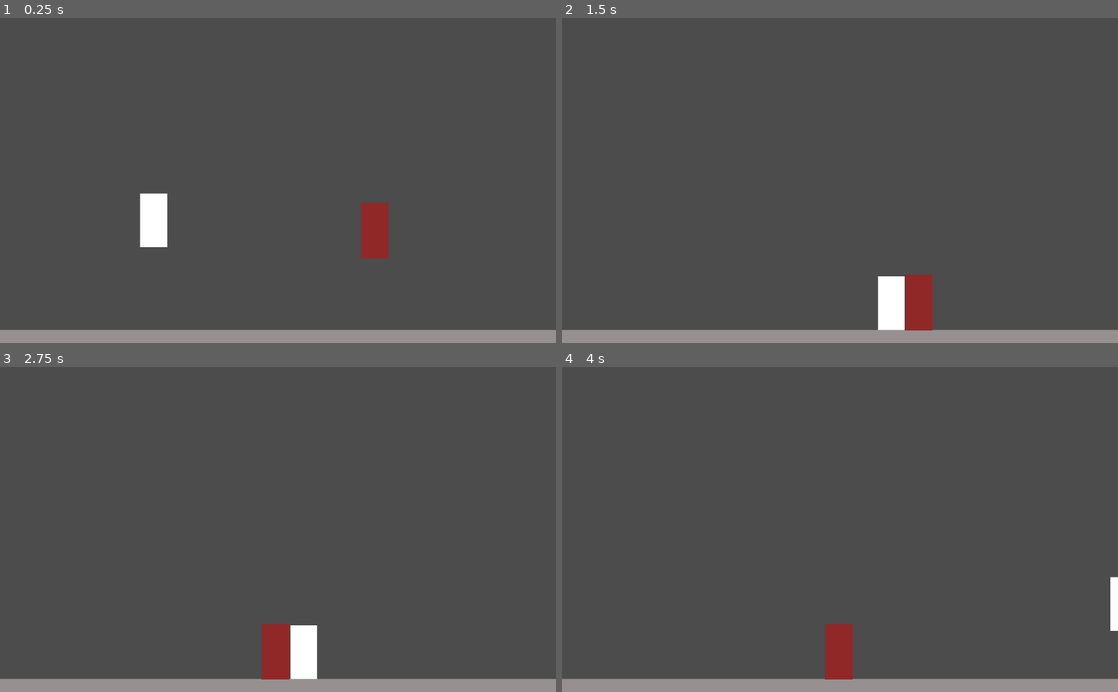
Above: before the commit, frames 1-4 (two rows, left to right).
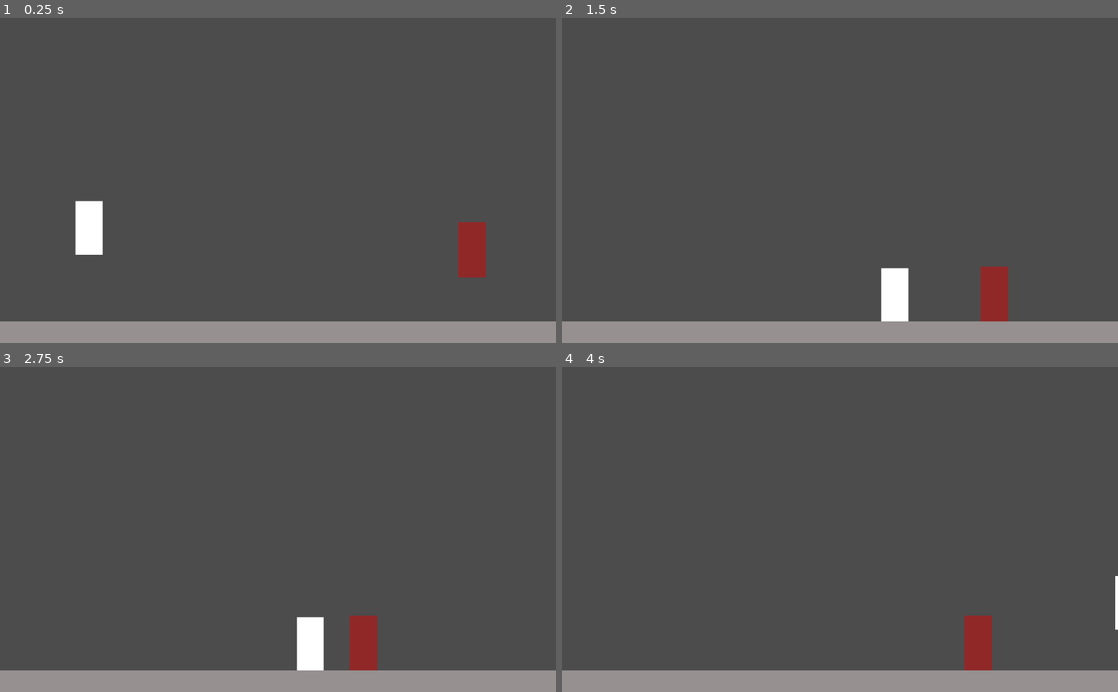
Above: after the commit, the same moments.

Repository: sredna43/gameoff2020
Game: Godot game, scene res://scenes/levels/TestWorld.tscn
Two runs of this game, one before a commit and one after it. Both use one fixed random seed, a clock stepped at 60 frames per second and the inputs below.
Inputs:
- Up to frame 1 (0.25 s): no input
- Up to frame 2 (1.5 s): hold Shift (player_run) 0.53-1.28 s; hold D (player_right) from 0.53 s (still down); tap W (player_jump) at 0.77 s; tap Shift (player_run) at 1.35 s
- Up to frame 3 (2.75 s): tap W (player_jump) at 1.52 s; release D (player_right) at 2.03 s; hold A (player_left) from 2.03 s (still down); hold Space (player_shoot) from 2.03 s (still down); tap Shift (player_run) at 2.3 s
- Up to frame 4 (4 s): release A (player_left) at 2.78 s; release Space (player_shoot) at 2.78 s; hold D (player_right) from 2.78 s (still down); tap Shift (player_run) at 2.85 s; tap W (player_jump) at 3.02, 3.77 s; hold Shift (player_run) from 3.53 s (still down)

The runs differ from the first frame. In frame 1, 5.9% of the frame differs, in the area x 0-100%, y 53-96%; in frame 2, 4.4%; in frame 3, 4.6%; in frame 4, 4.3%.

Commit message:
fixed player mega jump, ready for further work

Diff:
--- a/Godot/project.godot
+++ b/Godot/project.godot
@@ -103,8 +103,6 @@
 2d_physics/layer_3="world"
 2d_render/layer_4="bullet"
 2d_physics/layer_4="bullet"
-2d_render/layer_5="wall_slide"
-2d_physics/layer_5="wall_slide"
 
 [rendering]
 
--- a/Godot/scenes/enemies/TestEnemy/Enemy.tscn
+++ b/Godot/scenes/enemies/TestEnemy/Enemy.tscn
@@ -8,8 +8,12 @@
 
 [sub_resource type="CapsuleShape2D" id=1]
 
+[sub_resource type="CapsuleShape2D" id=2]
+
 [node name="Enemy" type="KinematicBody2D"]
 scale = Vector2( 2.56154, 2.56154 )
+collision_layer = 2
+collision_mask = 4
 script = ExtResource( 1 )
 __meta__ = {
 "_edit_group_": true
@@ -44,6 +48,14 @@
 [node name="CollisionShape2D" type="CollisionShape2D" parent="."]
 shape = SubResource( 1 )
 
+[node name="HitBox" type="Area2D" parent="."]
+collision_layer = 0
+collision_mask = 8
+
+[node name="HitBoxCollision" type="CollisionShape2D" parent="HitBox"]
+shape = SubResource( 2 )
+disabled = true
+
 [node name="ColorRect" type="ColorRect" parent="."]
 margin_left = -10.0
 margin_top = -20.0
--- a/Godot/scenes/levels/TestWorld.tscn
+++ b/Godot/scenes/levels/TestWorld.tscn
@@ -5,13 +5,14 @@
 [ext_resource path="res://scenes/player/Player.tscn" type="PackedScene" id=3]
 
 [node name="Node2D" type="Node2D"]
+position = Vector2( 839.602, 319.902 )
+
+[node name="Enemy" parent="." instance=ExtResource( 1 )]
+position = Vector2( 29.6543, 28.0062 )
 
 [node name="Player" parent="." instance=ExtResource( 3 )]
-position = Vector2( 283.074, 303.169 )
+position = Vector2( -675.842, -2.3226 )
 
 [node name="Node2D" parent="." instance=ExtResource( 2 )]
-position = Vector2( 539.972, 595.71 )
+position = Vector2( -347.012, 260.571 )
 scale = Vector2( 2.32, 1 )
-
-[node name="Enemy" parent="." instance=ExtResource( 1 )]
-position = Vector2( 689.843, 312.325 )
--- a/Godot/scenes/player/Player.tscn
+++ b/Godot/scenes/player/Player.tscn
@@ -13,6 +13,7 @@
 
 [node name="Player" type="KinematicBody2D"]
 scale = Vector2( 2.48, 2.48 )
+collision_mask = 5
 script = ExtResource( 1 )
 __meta__ = {
 "_edit_group_": true
--- a/Godot/scenes/player/scripts/state_machine/player_fsm.gd
+++ b/Godot/scenes/player/scripts/state_machine/player_fsm.gd
@@ -35,6 +35,7 @@
 #enter the active state
 func change_state(next_state_tag: String) -> void:
     var next_state = states.get(next_state_tag)
+    print(next_state_tag)
     if next_state:
         previous_state_tag = active_state.tag
         active_state.exit(player)
--- a/Godot/scenes/player/scripts/state_machine/states/air.gd
+++ b/Godot/scenes/player/scripts/state_machine/states/air.gd
@@ -20,6 +20,6 @@
     # Return next state
     if player.is_on_floor():
         return "idle" if player.horizontal_input == 0 else "walk"
-    if player.grounded and player.jumping:
-        return "jump"
+#    if player.grounded and player.jumping:
+#        return "jump"
     return ""
--- a/Godot/scenes/tiles/TestTile.tscn
+++ b/Godot/scenes/tiles/TestTile.tscn
@@ -4,6 +4,8 @@
 extents = Vector2( 244.675, 19.1217 )
 
 [node name="Node2D" type="StaticBody2D"]
+collision_layer = 4
+collision_mask = 15
 __meta__ = {
 "_edit_group_": true
 }
Not shown: 1 places in Godot/scenes/enemies/TestEnemy/Enemy.tscn that only renumber resources
